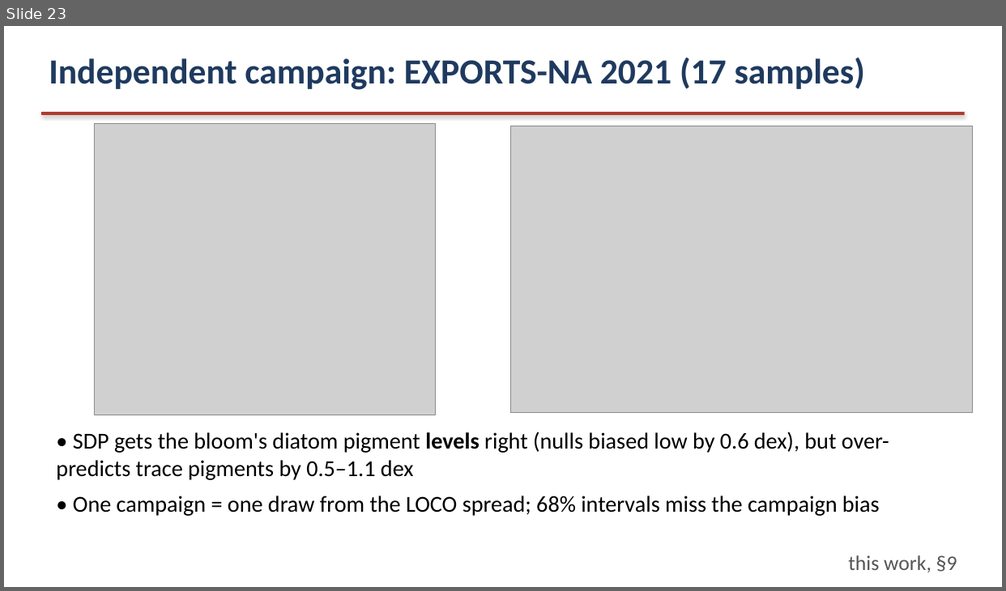
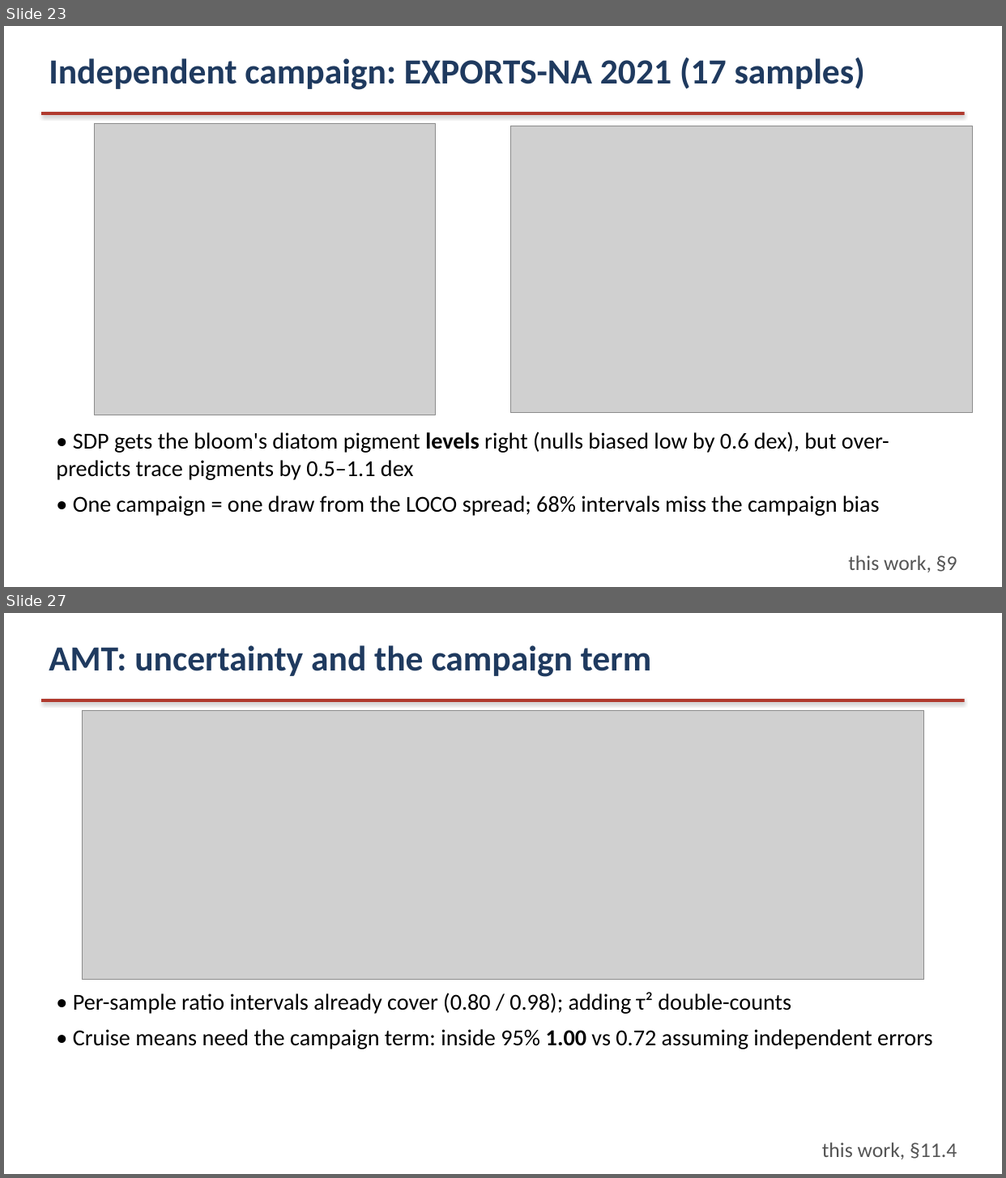
Before and after one commit to ocean-colour/EPFT-UP, a slide deck: reports/slides/SDP_Claude_Slides.pptx. Shown one above the other, each under a label of ours: slide 23 before the commit, slides 23 and 27 after it; the slides between them are not shown. The pictures are 1006x591 and 1006x1178 pixels, drawn with LibreOffice and Linux fonts; fonts in the diff are those of the drawing; grey boxes stand for pictures. Boxes give left, top, right and bottom in pixels: in the first picture for what was removed or moved away, otherwise in the second. Text is boxed around its words. In the diff, an @@ line names an element or a change of style, - is before the commit and + after.

```diff
--- a/reports/slides/SDP_Claude_Slides.pptx
+++ b/reports/slides/SDP_Claude_Slides.pptx
@@ slide 27 added at (4,613,1002,1174), background #FFFFFF @@
@@ text added at (49,645,651,677), 34 pt, text #1F3A5F, bold @@
+AMT: uncertainty and the campaign term
@@ rectangle added at (41,699,965,702), fill #B03A2E @@
@@ picture added at (82,710,924,980) @@
@@ text added at (73,992,932,1050), 22 pt, text #000000 @@
+• Per-sample ratio intervals already cover (0.80 / 0.98); adding τ² double-counts
+• Cruise means need the campaign term: inside 95% 1.00 vs 0.72 assuming independent errors
@@ text added at (822,1143,957,1160), 20 pt, text #555555 @@
+this work, §11.4
```
Also in this commit, not shown: 5 slides changed, 3 other slides added, 21 other files.
